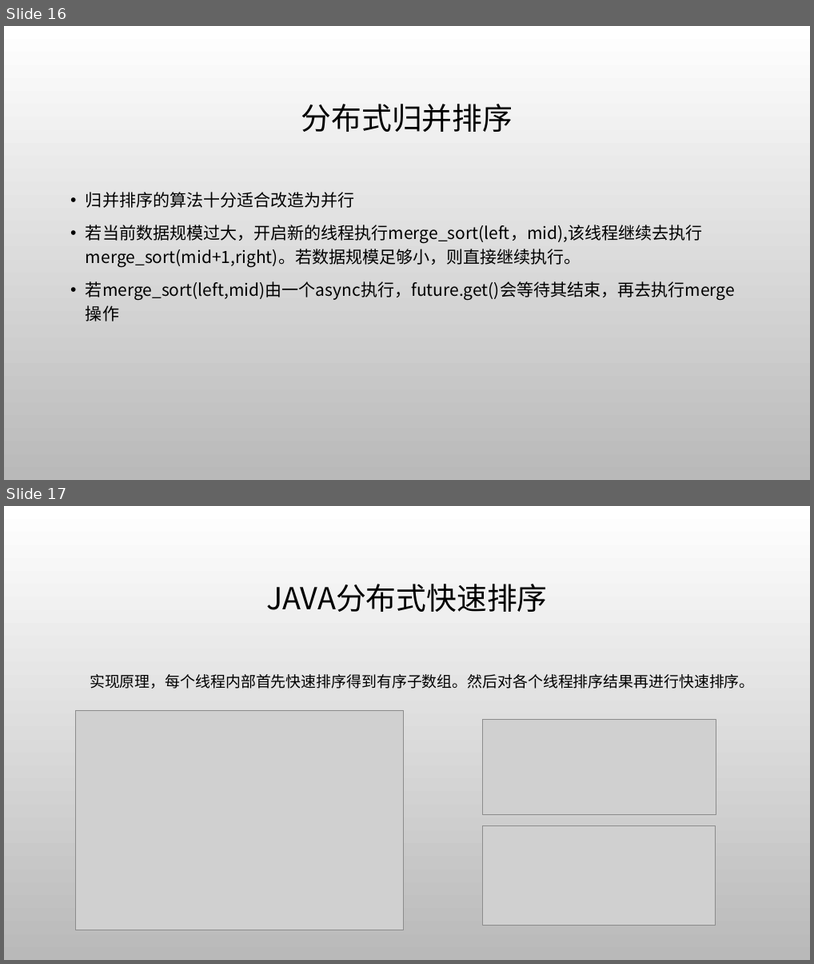
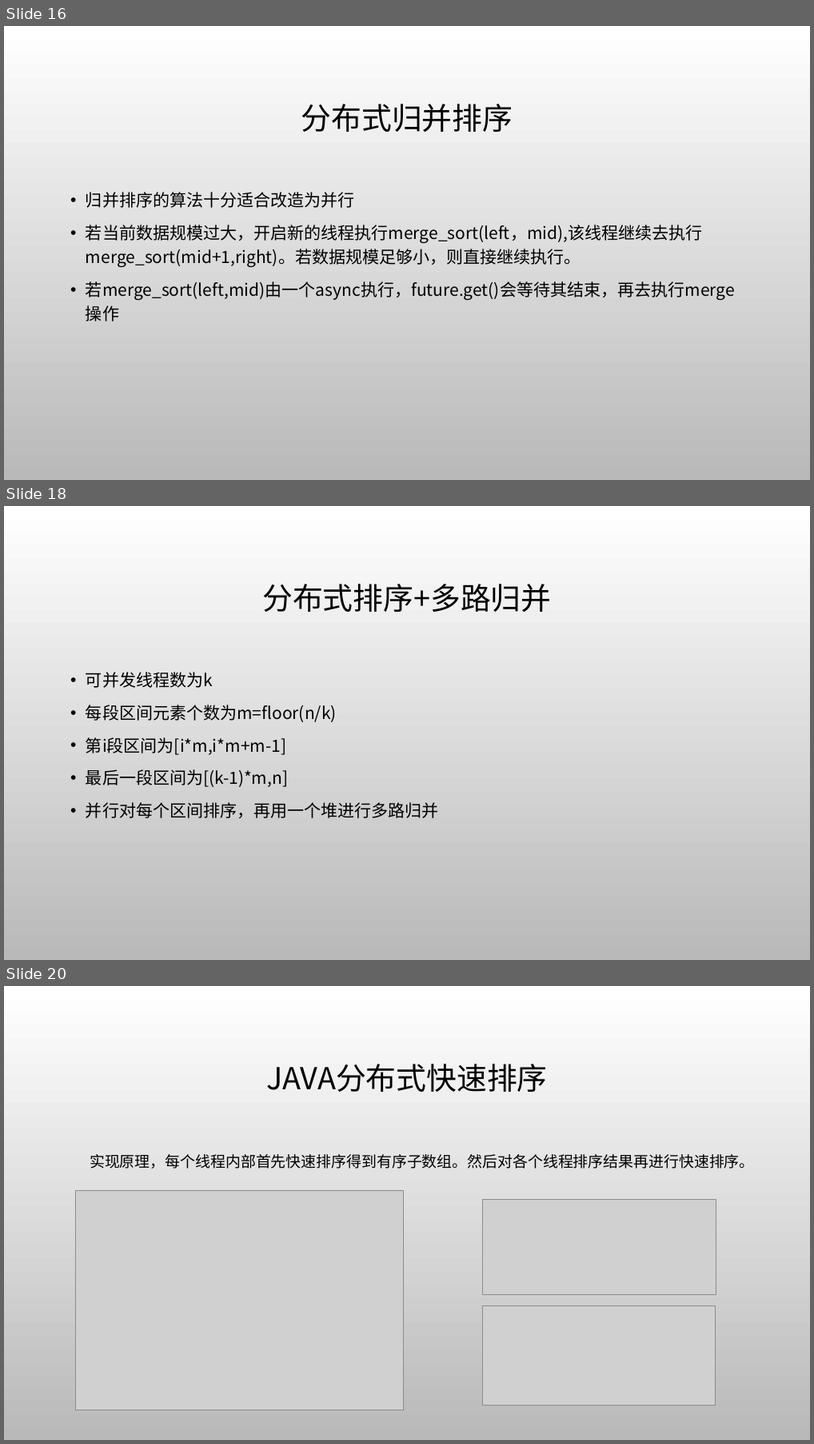
Before and after one commit to AisingioroHao0/BUAA_ProgrammingAndAlgorithms_TermProject, a slide deck: 答辩PPT/排序算法.pptx. Shown one above the other, each under a label of ours: slides 16 and 17 before the commit, slides 16, 18 and 20 after it; the slides between them are not shown. The pictures are 814x964 and 814x1444 pixels, drawn with LibreOffice and Linux fonts; fonts in the diff are those of the drawing; grey boxes stand for pictures; background and template pictures are left out. Boxes give left, top, right and bottom in pixels: in the first picture for what was removed or moved away, otherwise in the second. Text is boxed around its words. In the diff, an @@ line names an element or a change of style, - is before the commit and + after.

Commit message:
添加多路归并排序

```diff
--- a/答辩PPT/排序算法.pptx
+++ b/答辩PPT/排序算法.pptx
@@ slide 18 added at (x1=4, y1=506, x2=810, y2=960), background picture (left out) @@
@@ title added at (x1=262, y1=584, x2=551, y2=612), 36 pt, text #000000 @@
+分布式排序+多路归并
@@ text added at (x1=86, y1=672, x2=439, y2=818), 20 pt, text #000000 @@
+• 可并发线程数为k
+• 每段区间元素个数为m=floor(n/k)
+• 第i段区间为[i*m,i*m+m-1]
+• 最后一段区间为[(k-1)*m,n]
+• 并行对每个区间排序，再用一个堆进行多路归并
@@ what was slide 17 is now slide 20 @@
```
Also in this commit, not shown: 1 slide changed, 3 other slides added, 3 other files.
